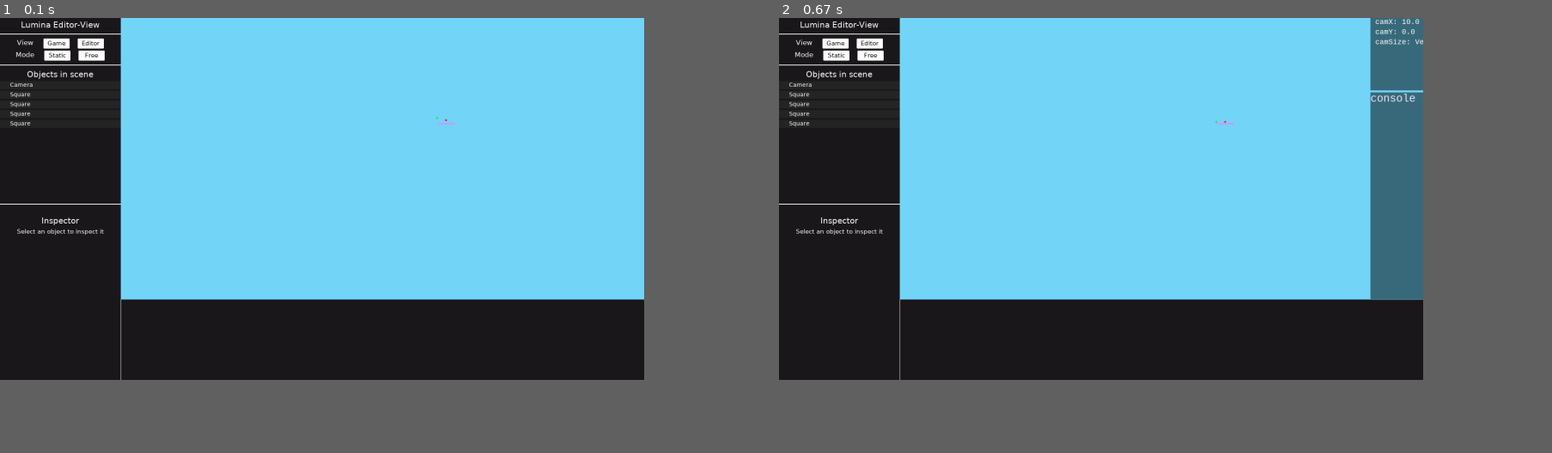
Above: before the commit, frames 1-2 (left to right).
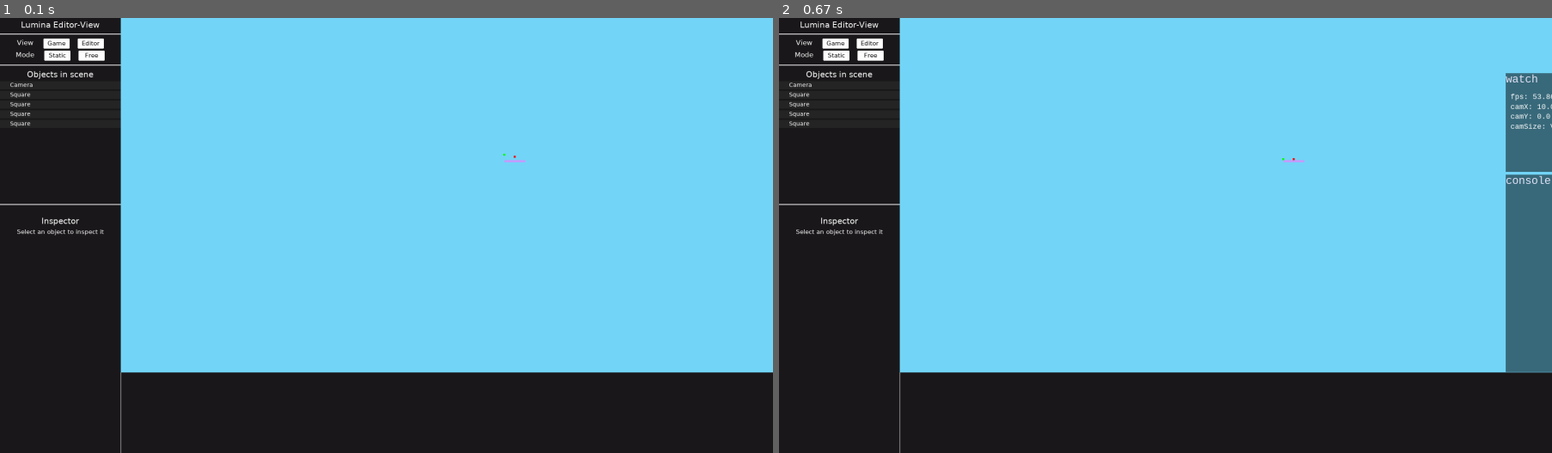
Above: after the commit, the same moments.

Repository: AchoDev/Lumina-Engine
Game: pygame game, started from test2.py
Two runs of this game, one before a commit and one after it. Both use one fixed random seed, a clock stepped at 60 frames per second and the inputs below.
Inputs:
- Up to frame 1 (0.1 s): no input
- Up to frame 2 (0.67 s): tap 0 at 0.33 s
The window is 750x421 before the commit and 900x506 after it. Grey fills any space a smaller window leaves; there, only what the larger window draws over its background counts as a difference.

The runs differ from the first frame. In frame 1, 25% of the frame differs, in the area x 0-100%, y 0-100%; in frame 2, 30%.

Commit message:
changed res

Diff:
--- a/cls/Window.py
+++ b/cls/Window.py
@@ -210,7 +210,6 @@
             new_tr.width *= xRatio
             new_tr.height *= yRatio
 
-        print(tr.angle)
 
         return new_tr
 
--- a/test2.py
+++ b/test2.py
@@ -1,10 +1,13 @@
 from __init__ import *
 
-window_dim = (1600, 900)
+window_dim = (1920, 1080)
 init(window_dim)
 
 scene = Scene("t")
 scene.fill(light_blue)
+
+for modes in pygame.display.list_modes():
+    print(modes)
 
 b = scene.add_object(Square(-5.1, 0, 1, 1, green))
 b.add_component(Rigidbody())
